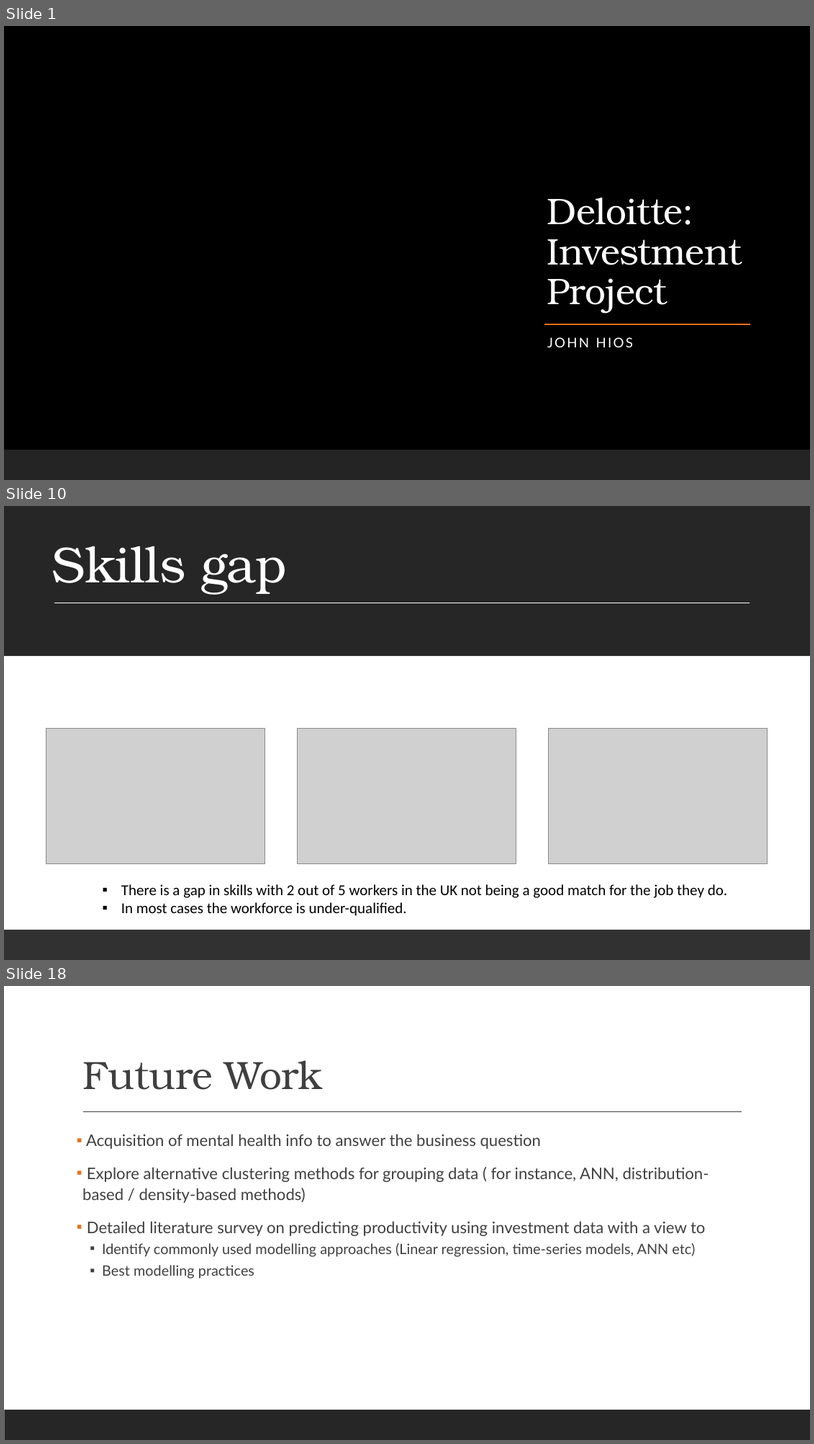
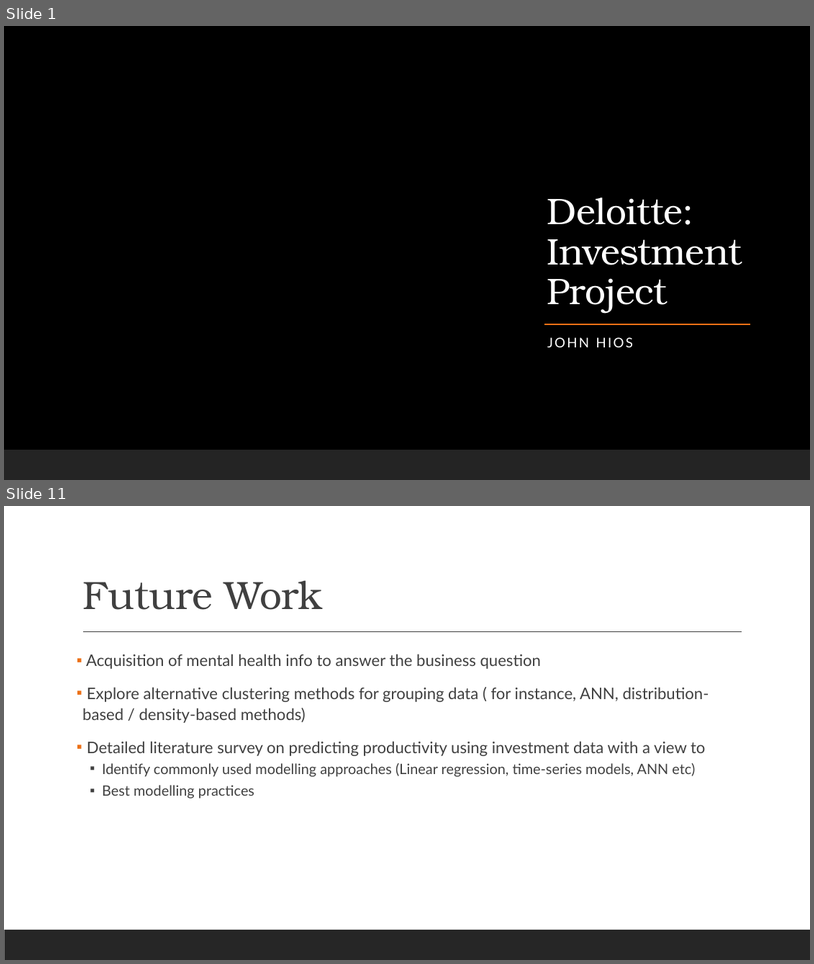
Before and after one commit to JohnHios/final_project, a slide deck: deloitte_investment_project/outputs/Deloitte_Investment_Project_JohnHios.pptx. Shown one above the other, each under a label of ours: slides 1, 10 and 18 before the commit, slides 1 and 11 after it; the slides between them are not shown. The pictures are 814x1444 and 814x964 pixels, drawn with LibreOffice and Linux fonts; fonts in the diff are those of the drawing; grey boxes stand for pictures; background and template pictures are left out. Boxes give left, top, right and bottom in pixels: in the first picture for what was removed or moved away, otherwise in the second. Text is boxed around its words. In the diff, an @@ line names an element or a change of style, - is before the commit and + after.

```diff
--- a/deloitte_investment_project/outputs/Deloitte_Investment_Project_JohnHios.pptx
+++ b/deloitte_investment_project/outputs/Deloitte_Investment_Project_JohnHios.pptx
@@ slide 10 removed at bbox=[4, 506, 810, 960], background #FFFFFF @@
@@ rectangle removed at bbox=[4, 506, 810, 960] @@
@@ rectangle removed at bbox=[4, 506, 810, 656] @@
@@ rectangle removed at bbox=[4, 506, 810, 536] @@
@@ title removed at bbox=[52, 546, 287, 595] @@
-Skills gap
@@ line removed from (54, 602) to (750, 602) @@
@@ picture removed at bbox=[46, 728, 265, 864] @@
@@ picture removed at bbox=[298, 728, 517, 864] @@
@@ picture removed at bbox=[548, 728, 767, 864] @@
@@ text removed at bbox=[121, 884, 728, 916] @@
-▪ There is a gap in skills with 2 out of 5 workers in the UK not being a good match for the job they do.
-▪ In most cases the workforce is under-qualified.
@@ rectangle removed at bbox=[4, 929, 810, 960] @@
@@ rectangle removed at bbox=[4, 929, 810, 960] @@
@@ what was slide 18 is now slide 11 @@
```
Also in this commit, not shown: 7 slides changed, 2 slides added, 8 other slides removed.
